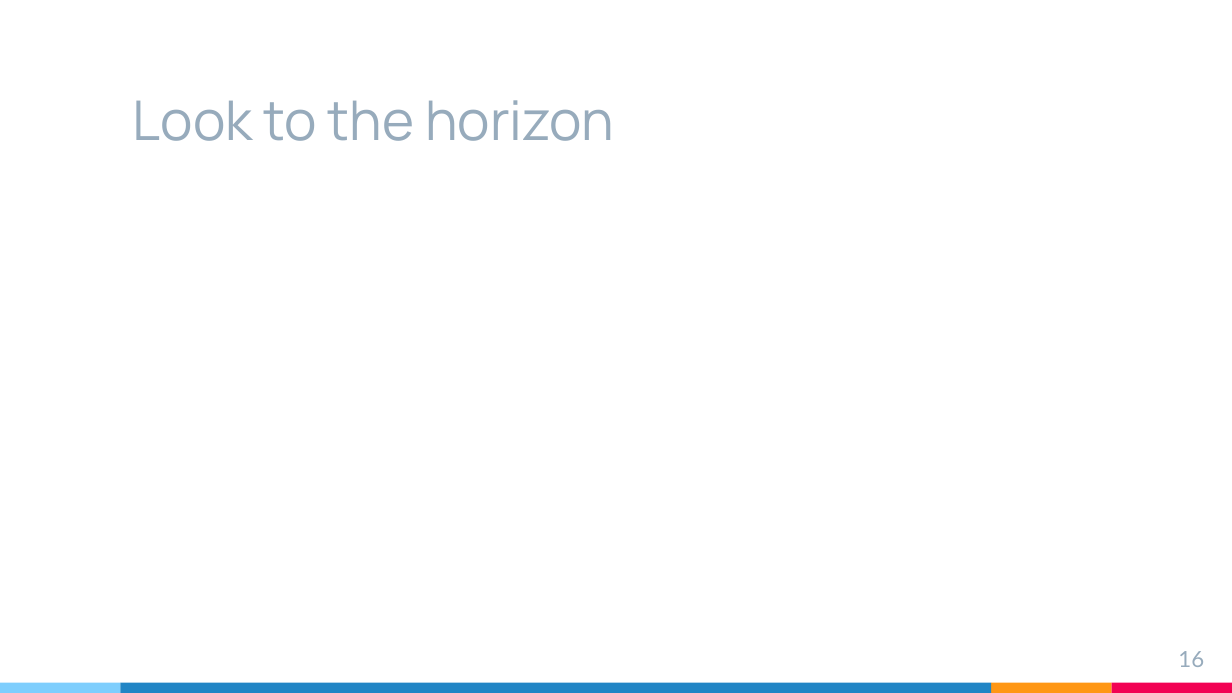
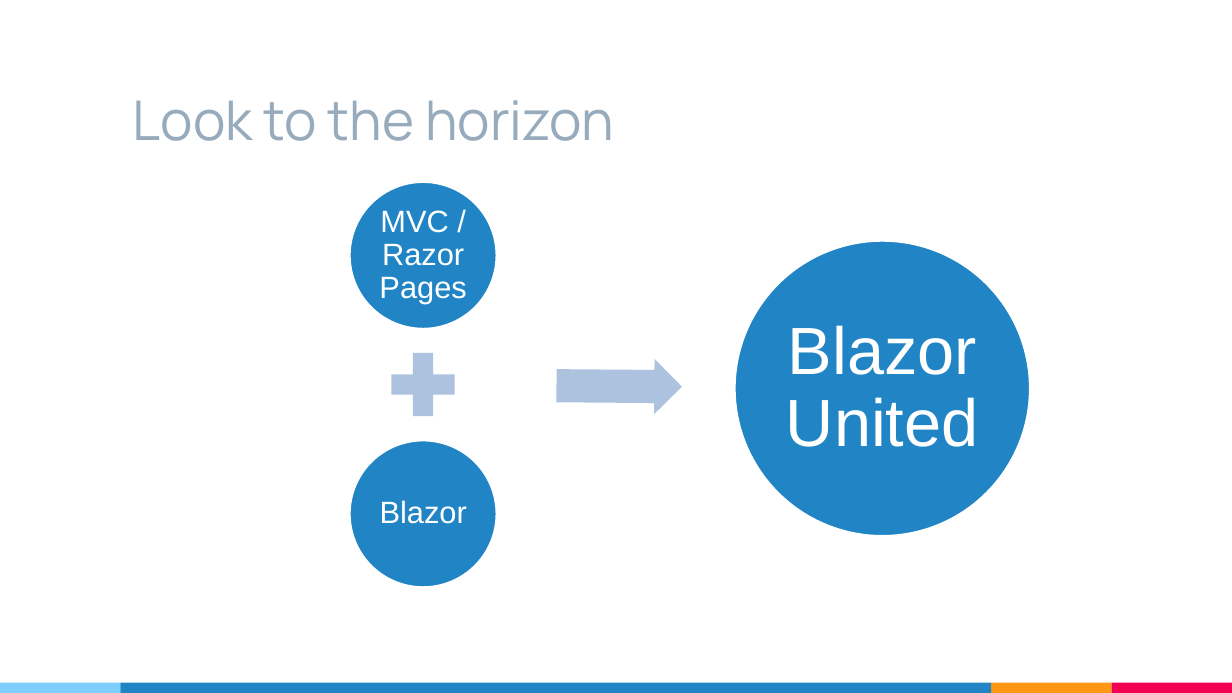
Before and after one commit to isaacrlevin/levin-talks, a slide deck: slide 16 of Running_ASP.NET_Core_Apps_without_a_server.pptx. Drawn at 1232x693 pixels with LibreOffice and Linux fonts; fonts in the diff are those of the drawing. Boxes give left, top, right and bottom in pixels: in the first picture for what was removed or moved away, otherwise in the second. Text is boxed around its words. In the diff, an @@ line names an element or a change of style, - is before the commit and + after.

```diff
--- a/Running_ASP.NET_Core_Apps_without_a_server.pptx
+++ b/Running_ASP.NET_Core_Apps_without_a_server.pptx
@@ group added at <box>349,181,1031,588</box>: 3 ellipses, 3 texts, 1 plus sign, 1 right arrow @@
+MVC / Razor Pages
+Blazor
+Blazor United
@@ page number removed at <box>1178,651,1204,667</box> @@
-16
```
Also in this commit, not shown: 6 other slides changed, 2 slides added, 2 slides removed, 2 other files.
